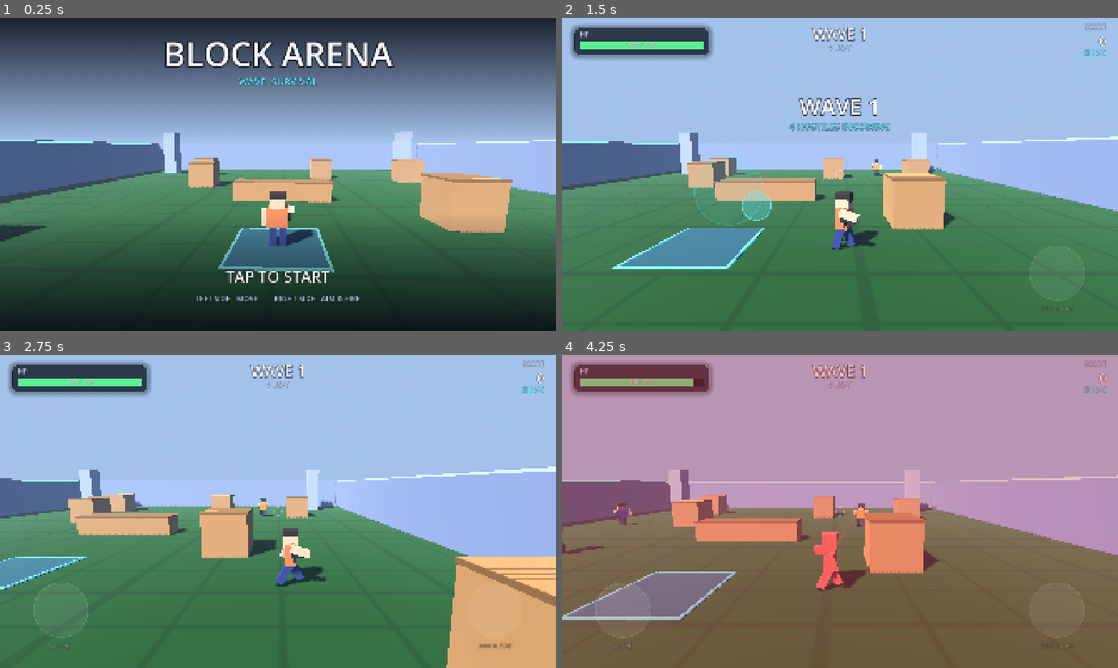
Above: before the commit, frames 1-4 (two rows, left to right).
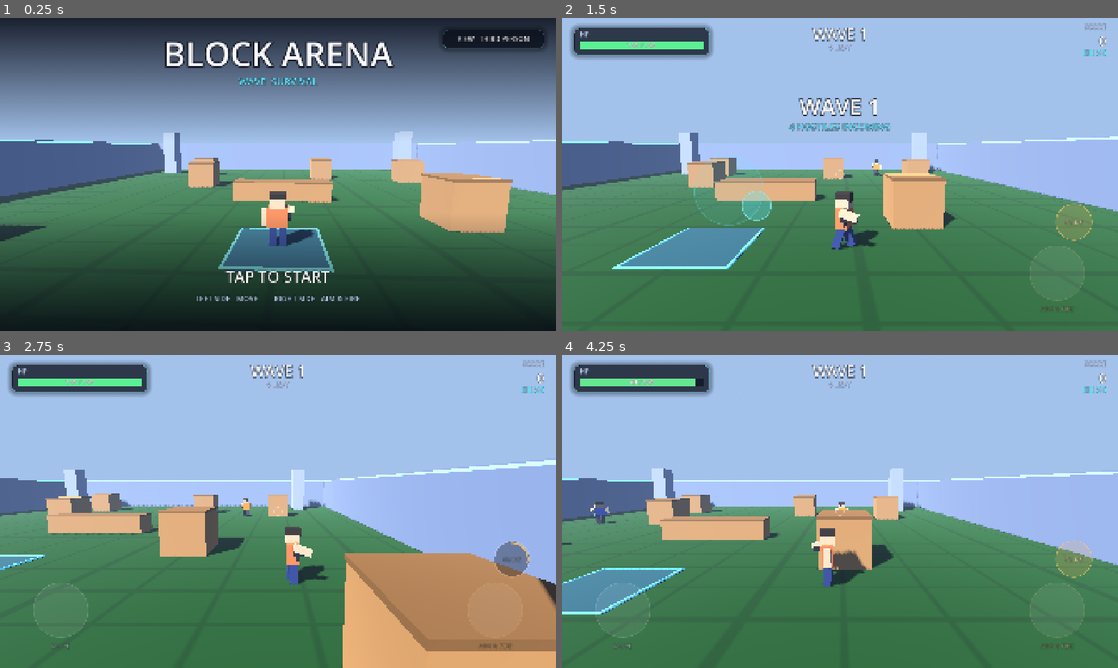
Above: after the commit, the same moments.

Repository: Xphinx-X/block-arena
Game: Godot game, scene res://main.tscn
The game is run twice, just before and just after one commit, with the same random seed, the same clock (stepped at 60 frames per second) and the same inputs.
Inputs (mouse positions are in pixels of both pictures, inside the frame that each line leads up to):
- Up to frame 1 (0.25 s): no input
- Up to frame 2 (1.5 s): tap Enter at 0.5 s; move the mouse to (962, 158) at 0.52 s; hold D 0.53-1.25 s; tap Shift at 0.6 s; click (962, 158) at 0.67 s; tap Space at 0.77 s; drag from (728, 190) to (812, 237) at 1.27 s
- Up to frame 3 (2.75 s): move the mouse to (333, 442) at 2.02 s; hold D from 2.03 s (still down); tap Enter at 2.1 s; tap Shift at 2.3 s
- Up to frame 4 (4.25 s): release D at 2.75 s; drag from (812, 574) to (673, 464) at 2.77 s; move the mouse to (1006, 558) at 3.52 s; hold A from 3.53 s (still down); tap Shift at 3.6 s; tap Space at 3.77 s

The runs differ from the first frame. In frame 1, 1.0% of the frame differs, in the area x 79-99%, y 3-10%; in frame 2, 0.6%; in frame 3, 22%; in frame 4, 100%, in the area x 0-100%, y 0-100%.

Commit message:
Add first-person view toggle and slide button
- Camera rig now supports a first-person mode (eye-height, spring arm at 0)
  with a blocky view-model gun and a wider pitch range.
- View mode is selectable from a pill on the title screen and the game-over
  card, and is saved on the device.
- Slide: 0.36s dash at ~2.4x speed with a 1.5s cooldown, triggered by the new
  HUD button (or Shift on desktop), with a cooldown ring and a slide pose.
- Smoke tests cover the view toggle, the slide lifecycle and the new buttons;
  screenshots include first-person and slide captures.

Diff:
--- a/scripts/camera_rig.gd
+++ b/scripts/camera_rig.gd
@@ -1,11 +1,14 @@
 extends Node3D
 
-## Third-person camera: a yawing rig with a spring arm that avoids walls.
-## The yaw is driven by the right-hand touch stick (never auto-follows the
-## player's aim, which would create a feedback loop).
+## Third-person spring-arm camera plus a first-person view model. Both modes
+## share the same yaw/pitch, so switching view is instant and keeps your aim.
 
-const MIN_PITCH := -0.60
-const MAX_PITCH := 0.10
+const Util := preload("res://scripts/util.gd")
+
+const MIN_PITCH_TP := -0.60
+const MAX_PITCH_TP := 0.10
+const MIN_PITCH_FP := -1.25
+const MAX_PITCH_FP := 0.95
 const LOOK_SENS_X := 0.0042
 const LOOK_SENS_Y := 0.0034
 
@@ -13,10 +16,16 @@
 var pitch := -0.12
 var distance := 8.4
 var target_offset := Vector3(0.0, 2.80, 0.0)
+var eye_height := 1.68
+var first_person := false
+var crouch := 0.0
 
 var _arm: SpringArm3D
 var _cam: Camera3D
 var _shake := 0.0
+
+var view_model: Node3D
+var view_muzzle: Node3D
 
 
 func _ready() -> void:
@@ -33,12 +42,54 @@
 	_cam.current = true
 	_arm.add_child(_cam)
 
+	_build_view_model()
 	_apply()
+
+
+## Blocky gun shown in first person, parented to the camera.
+func _build_view_model() -> void:
+	view_model = Node3D.new()
+	view_model.name = "ViewModel"
+	_cam.add_child(view_model)
+	view_model.position = Vector3(0.24, -0.24, -0.85)
+	view_model.rotation = Vector3(0.02, 0.20, 0.0)
+	view_model.scale = Vector3(0.90, 0.90, 0.90)
+
+	var body: StandardMaterial3D = Util.unshaded_opaque(Color(0.20, 0.22, 0.29))
+	var metal: StandardMaterial3D = Util.unshaded_opaque(Color(0.52, 0.57, 0.68))
+	var accent: StandardMaterial3D = Util.unshaded_opaque(Color(0.36, 0.92, 1.0))
+
+	Util.box(view_model, Vector3(0.09, 0.11, 0.42), Vector3.ZERO, body)
+	Util.box(view_model, Vector3(0.05, 0.05, 0.34), Vector3(0.0, 0.022, -0.36), metal)
+	Util.box(view_model, Vector3(0.07, 0.16, 0.09), Vector3(0.0, -0.12, 0.08), body)
+	Util.box(view_model, Vector3(0.07, 0.09, 0.14), Vector3(0.0, 0.0, 0.25), metal)
+	Util.box(view_model, Vector3(0.03, 0.03, 0.12), Vector3(0.0, 0.070, -0.10), accent)
+
+	view_muzzle = Node3D.new()
+	view_muzzle.position = Vector3(0.0, 0.022, -0.53)
+	view_model.add_child(view_muzzle)
+	view_model.visible = false
 
 
 func _apply() -> void:
 	rotation.y = yaw
 	_arm.rotation.x = pitch
+	_arm.spring_length = 0.0 if first_person else distance
+	if view_model != null:
+		view_model.visible = first_person
+
+
+func _pitch_limits() -> Vector2:
+	if first_person:
+		return Vector2(MIN_PITCH_FP, MAX_PITCH_FP)
+	return Vector2(MIN_PITCH_TP, MAX_PITCH_TP)
+
+
+func set_first_person(enabled: bool) -> void:
+	first_person = enabled
+	var limits := _pitch_limits()
+	pitch = clampf(pitch, limits.x, limits.y)
+	_apply()
 
 
 func orbit(amount: float) -> void:
@@ -48,20 +99,24 @@
 
 func reset_view(v: float = 0.0) -> void:
 	yaw = v
-	pitch = -0.12
+	pitch = 0.0 if first_person else -0.12
 	_apply()
 
 
 func add_look(delta_px: Vector2) -> void:
 	yaw -= delta_px.x * LOOK_SENS_X
-	pitch = clampf(pitch - delta_px.y * LOOK_SENS_Y, MIN_PITCH, MAX_PITCH)
+	var limits := _pitch_limits()
+	pitch = clampf(pitch - delta_px.y * LOOK_SENS_Y, limits.x, limits.y)
 	_apply()
 
 
 func follow(target_pos: Vector3, delta: float) -> void:
-	var goal := target_pos + target_offset
-	var t := 1.0 - exp(-14.0 * delta)
-	global_position = global_position.lerp(goal, t)
+	var height: float = eye_height if first_person else target_offset.y
+	var goal := Vector3(target_pos.x, target_pos.y + height - 0.45 * crouch, target_pos.z)
+	if first_person:
+		global_position = goal
+	else:
+		global_position = global_position.lerp(goal, 1.0 - exp(-14.0 * delta))
 
 	if _shake > 0.0:
 		_shake = maxf(0.0, _shake - delta * 2.6)
@@ -97,4 +152,5 @@
 
 
 func snap_to(target_pos: Vector3) -> void:
-	global_position = target_pos + target_offset
+	var height: float = eye_height if first_person else target_offset.y
+	global_position = Vector3(target_pos.x, target_pos.y + height, target_pos.z)
--- a/scripts/figure.gd
+++ b/scripts/figure.gd
@@ -86,6 +86,15 @@
 	_arm_r.rotation.x = 1.25 + swing * 0.12
 
 
+## Slide pose: legs thrown forward, arms trailing. amount is 0..1.
+func set_slide(amount: float) -> void:
+	var k := clampf(amount, 0.0, 1.0)
+	_leg_l.rotation.x = 1.30 * k
+	_leg_r.rotation.x = 1.05 * k
+	_arm_l.rotation.x = -0.55 * k
+	_arm_r.rotation.x = 1.25 + 0.35 * k
+
+
 ## Brief white/hurt flash on every part.
 func flash(color: Color = Color(1.0, 1.0, 1.0), time: float = 0.07) -> void:
 	for m in _mats:
--- a/scripts/game.gd
+++ b/scripts/game.gd
@@ -25,6 +25,7 @@
 var kills := 0
 var best := 0
 var best_wave := 0
+var first_person := false
 
 var player
 var arena
@@ -73,6 +74,8 @@
 	hud.name = "Hud"
 	add_child(hud)
 	hud.tapped.connect(_on_tap)
+	hud.view_toggled.connect(toggle_view)
+	hud.slide_pressed.connect(_on_slide_pressed)
 
 	_load_best()
 	hud.set_best(best, best_wave)
@@ -84,11 +87,13 @@
 	_tick_input(delta)
 	_tick_waves(delta)
 
+	cam.crouch = player.slide_amount()
 	cam.follow(player.global_position, delta)
 	if state == State.READY:
 		cam.orbit(delta * 0.16)
 
 	hud.set_stats(player.health, player.max_hp(), maxi(wave, 1), _spawn_left + alive_count(), score, kills)
+	hud.set_slide(player.slide_ready(), player.slide_cooldown_ratio())
 
 
 func _unhandled_input(event: InputEvent) -> void:
@@ -96,6 +101,9 @@
 		if event.keycode == KEY_SPACE or event.keycode == KEY_ENTER:
 			if state != State.PLAYING and state != State.WAVE_CLEAR:
 				_on_tap()
+		elif event.keycode == KEY_SHIFT:
+			if state == State.PLAYING or state == State.WAVE_CLEAR:
+				player.start_slide()
 
 
 # ------------------------------------------------------------------ loop
@@ -223,6 +231,31 @@
 	return n
 
 
+# ------------------------------------------------------------------ view & slide
+
+func toggle_view() -> void:
+	first_person = not first_person
+	_apply_view_mode()
+	_save_best()
+	sfx.play("start", 1.25)
+
+
+func _apply_view_mode() -> void:
+	cam.set_first_person(first_person)
+	player.set_first_person(first_person)
+	hud.first_person = first_person
+
+
+func _on_slide_pressed() -> void:
+	if state == State.PLAYING or state == State.WAVE_CLEAR:
+		player.start_slide()
+
+
+func on_player_slide() -> void:
+	sfx.play("slide", randf_range(0.95, 1.05))
+	cam.add_shake(0.22)
+
+
 # ------------------------------------------------------------------ run control
 
 func _on_tap() -> void:
@@ -235,6 +268,7 @@
 
 func start_run() -> void:
 	_clear_bots()
+	_apply_view_mode()
 	player.reset_for_run(PLAYER_SPAWN)
 	cam.snap_to(player.global_position)
 	cam.reset_view(0.0)
@@ -346,10 +380,13 @@
 	if cfg.load(SAVE_PATH) == OK:
 		best = int(cfg.get_value("score", "best", 0))
 		best_wave = int(cfg.get_value("score", "best_wave", 0))
+		first_person = bool(cfg.get_value("settings", "first_person", false))
+	_apply_view_mode()
 
 
 func _save_best() -> void:
 	var cfg := ConfigFile.new()
 	cfg.set_value("score", "best", best)
 	cfg.set_value("score", "best_wave", best_wave)
+	cfg.set_value("settings", "first_person", first_person)
 	cfg.save(SAVE_PATH)
--- a/scripts/hud.gd
+++ b/scripts/hud.gd
@@ -10,8 +10,11 @@
 const STICK_R := 120.0
 
 signal tapped
+signal view_toggled
+signal slide_pressed
 
 var mode := "title"  # title | play | over
+var first_person := false
 var move_vec := Vector2.ZERO
 var look_active := false
 
@@ -28,6 +31,9 @@
 
 var _move_idx := -1
 var _look_idx := -1
+var _slide_idx := -1
+var _slide_ready := true
+var _slide_cd := 0.0
 var _move_origin := Vector2.ZERO
 var _look_origin := Vector2.ZERO
 var _move_knob := Vector2.ZERO
@@ -79,7 +85,15 @@
 	if event is InputEventScreenTouch:
 		if event.pressed:
 			if mode != "play":
-				tapped.emit()
+				if _view_rect(size.x, size.y).has_point(event.position):
+					view_toggled.emit()
+				else:
+					tapped.emit()
+				return
+			if _slide_rect().has_point(event.position):
+				if _slide_idx == -1:
+					_slide_idx = event.index
+					slide_pressed.emit()
 				return
 			if _move_idx == -1 and event.position.x < size.x * 0.5:
 				_move_idx = event.index
@@ -92,6 +106,8 @@
 				_look_knob = event.position
 				look_active = true
 		else:
+			if event.index == _slide_idx:
+				_slide_idx = -1
 			if event.index == _move_idx:
 				_move_idx = -1
 				move_vec = Vector2.ZERO
@@ -128,9 +144,15 @@
 	if m != "play":
 		_move_idx = -1
 		_look_idx = -1
+		_slide_idx = -1
 		move_vec = Vector2.ZERO
 		look_active = false
 		_look_delta = Vector2.ZERO
+
+
+func set_slide(ready: bool, cooldown: float) -> void:
+	_slide_ready = ready
+	_slide_cd = clampf(cooldown, 0.0, 1.0)
 
 
 func set_stats(hp: float, hp_max: float, wave: int, left: int, score: int, kills: int) -> void:
@@ -186,6 +208,7 @@
 
 	if mode == "play":
 		_draw_sticks(w, h)
+		_draw_slide_button(w, h)
 		_draw_crosshair(Vector2(w * 0.5, h * 0.5))
 
 	if _banner_t > 0.0 and _banner_text != "":
@@ -287,26 +310,83 @@
 	if _best > 0:
 		_text("BEST %d      BEST WAVE %d" % [_best, _best_wave], Vector2(0.0, h * 0.955), 26, Color(0.55, 0.85, 0.95), HORIZONTAL_ALIGNMENT_CENTER, w)
 
+	_draw_view_pill(w, h)
+
 
 func _draw_over(w: float, h: float) -> void:
 	draw_rect(Rect2(Vector2.ZERO, size), Color(0.02, 0.03, 0.07, 0.58))
+	var rect := _card_rect(w, h)
+	draw_style_box(_style_big, rect)
+
+	var top := rect.position.y
+	_text("ELIMINATED", Vector2(0.0, top + 150.0), 96, WARN, HORIZONTAL_ALIGNMENT_CENTER, w)
+	_text("SCORE  %d" % _score, Vector2(0.0, top + 262.0), 72, TEXT, HORIZONTAL_ALIGNMENT_CENTER, w)
+	_text("WAVE %d      KILLS %d" % [_wave, _kills], Vector2(0.0, top + 330.0), 34, MUTED, HORIZONTAL_ALIGNMENT_CENTER, w)
+
+	if _new_best:
+		_text("NEW BEST!", Vector2(0.0, top + 396.0), 40, ACCENT, HORIZONTAL_ALIGNMENT_CENTER, w)
+	elif _best > 0:
+		_text("BEST  %d" % _best, Vector2(0.0, top + 396.0), 34, MUTED, HORIZONTAL_ALIGNMENT_CENTER, w)
+
+	var pulse := 0.80 + 0.20 * sin(_t * 3.0)
+	_text("TAP TO RETRY", Vector2(0.0, top + 505.0), 50, Color(1.0, 1.0, 1.0, pulse), HORIZONTAL_ALIGNMENT_CENTER, w)
+
+	_draw_view_pill(w, h)
+
+
+# ------------------------------------------------------------------ menus & buttons
+
+func _card_rect(w: float, h: float) -> Rect2:
 	var cw := minf(900.0, w - 140.0)
-	var ch := 620.0
-	var rect := Rect2((w - cw) * 0.5, (h - ch) * 0.5, cw, ch)
-	draw_style_box(_style_big, rect)
-
-	var top := rect.position.y
-	_text("ELIMINATED", Vector2(0.0, top + 152.0), 96, WARN, HORIZONTAL_ALIGNMENT_CENTER, w)
-	_text("SCORE  %d" % _score, Vector2(0.0, top + 268.0), 72, TEXT, HORIZONTAL_ALIGNMENT_CENTER, w)
-	_text("WAVE %d      KILLS %d" % [_wave, _kills], Vector2(0.0, top + 336.0), 34, MUTED, HORIZONTAL_ALIGNMENT_CENTER, w)
-
-	if _new_best:
-		_text("NEW BEST!", Vector2(0.0, top + 404.0), 40, ACCENT, HORIZONTAL_ALIGNMENT_CENTER, w)
-	elif _best > 0:
-		_text("BEST  %d" % _best, Vector2(0.0, top + 404.0), 34, MUTED, HORIZONTAL_ALIGNMENT_CENTER, w)
-
-	var pulse := 0.80 + 0.20 * sin(_t * 3.0)
-	_text("TAP TO RETRY", Vector2(0.0, top + 528.0), 50, Color(1.0, 1.0, 1.0, pulse), HORIZONTAL_ALIGNMENT_CENTER, w)
+	var ch := 660.0
+	return Rect2((w - cw) * 0.5, (h - ch) * 0.5, cw, ch)
+
+
+## Tap target for the view-mode toggle: top-right on the title, bottom of the
+## game-over card otherwise.
+func _view_rect(w: float, h: float) -> Rect2:
+	if mode == "title":
+		return Rect2(w - 392.0, 40.0, 352.0, 66.0)
+	var card := _card_rect(w, h)
+	return Rect2(card.position.x + (card.size.x - 352.0) * 0.5, card.position.y + 560.0, 352.0, 60.0)
+
+
+func _draw_view_pill(w: float, h: float) -> void:
+	var rect := _view_rect(w, h)
+	draw_style_box(_style_small, rect)
+
+	var label := "VIEW   FIRST PERSON" if first_person else "VIEW   THIRD PERSON"
+	var col := ACCENT if first_person else Color(1.0, 1.0, 1.0, 0.88)
+	_text(label, Vector2(rect.position.x, rect.position.y + rect.size.y * 0.5 + 8.0), 24, col,
+		HORIZONTAL_ALIGNMENT_CENTER, rect.size.x)
+
+
+func _slide_center(w: float, h: float) -> Vector2:
+	return Vector2(w - 152.0, h - 376.0)
+
+
+func _slide_rect() -> Rect2:
+	var c := _slide_center(size.x, size.y)
+	return Rect2(c - Vector2(74.0, 74.0), Vector2(148.0, 148.0))
+
+
+func _draw_slide_button(w: float, h: float) -> void:
+	var c := _slide_center(w, h)
+	var r := 62.0
+	var ready := _slide_ready
+
+	var fill := Color(1.0, 0.70, 0.32, 0.18) if ready else Color(1.0, 1.0, 1.0, 0.05)
+	var line := Color(1.0, 0.78, 0.42, 0.62) if ready else Color(1.0, 1.0, 1.0, 0.16)
+	draw_circle(c, r, fill)
+	draw_arc(c, r, 0.0, TAU, 44, line, 3.0, true)
+
+	if _slide_cd > 0.01:
+		draw_circle(c, r - 3.0, Color(0.02, 0.03, 0.06, 0.50 * _slide_cd))
+		draw_arc(c, r - 7.0, -PI * 0.5, -PI * 0.5 + TAU * (1.0 - _slide_cd), 36,
+			Color(1.0, 0.78, 0.42, 0.85), 5.0, true)
+
+	var txt_col := Color(1.0, 0.91, 0.72, 0.95) if ready else Color(1.0, 1.0, 1.0, 0.32)
+	_text("SLIDE", Vector2(c.x - r, c.y + 9.0), 22, txt_col, HORIZONTAL_ALIGNMENT_CENTER, r * 2.0)
 
 
 # ------------------------------------------------------------------ primitives
--- a/scripts/player.gd
+++ b/scripts/player.gd
@@ -1,7 +1,7 @@
 extends CharacterBody3D
 
 ## The player: blocky avatar, camera-relative movement, hitscan gun with
-## gentle auto-aim.
+## gentle auto-aim, and a short forward slide.
 
 const FigureScript := preload("res://scripts/figure.gd")
 
@@ -18,9 +18,14 @@
 const AUTO_AIM_DOT := 0.930
 const BOT_LAYER_MASK := 5
 
+const SLIDE_TIME := 0.36
+const SLIDE_COOLDOWN := 1.5
+const SLIDE_SPEED := 2.45
+
 var game
 var health := MAX_HEALTH
 var alive := true
+var first_person := false
 
 ## World-space direction (length 0..1) requested by the HUD.
 var move_dir := Vector3.ZERO
@@ -28,12 +33,17 @@
 var aim_dir := Vector3.FORWARD
 var shooting := false
 
+var sliding := false
+
 var figure: Node3D
 var muzzle: Node3D
 
 var _fire_cd := 0.0
 var _walk_phase := 0.0
 var _face_yaw := 0.0
+var _slide_t := 0.0
+var _slide_cd := 0.0
+var _slide_dir := Vector3.FORWARD
 
 
 func _ready() -> void:
@@ -55,21 +65,36 @@
 
 
 func _physics_process(delta: float) -> void:
-	if alive:
-		var target := move_dir * SPEED
-		velocity.x = move_toward(velocity.x, target.x, ACCEL * delta)
-		velocity.z = move_toward(velocity.z, target.z, ACCEL * delta)
-		if is_on_floor():
-			velocity.y = -0.5
+	if not alive:
+		return
+
+	_slide_cd = maxf(0.0, _slide_cd - delta)
+
+	if sliding:
+		_slide_t -= delta
+		if _slide_t <= 0.0:
+			_end_slide()
 		else:
-			velocity.y -= GRAVITY * delta
-		move_and_slide()
-
-		_update_animation(delta)
-
-		_fire_cd -= delta
-		if shooting and _fire_cd <= 0.0:
-			_fire()
+			_slide_step(delta)
+			_fire_cd -= delta
+			if shooting and _fire_cd <= 0.0:
+				_fire()
+			return
+
+	var target := move_dir * SPEED
+	velocity.x = move_toward(velocity.x, target.x, ACCEL * delta)
+	velocity.z = move_toward(velocity.z, target.z, ACCEL * delta)
+	if is_on_floor():
+		velocity.y = -0.5
+	else:
+		velocity.y -= GRAVITY * delta
+	move_and_slide()
+
+	_update_animation(delta)
+
+	_fire_cd -= delta
+	if shooting and _fire_cd <= 0.0:
+		_fire()
 
 
 func _update_animation(delta: float) -> void:
@@ -80,16 +105,95 @@
 	else:
 		figure.set_walk(0.0, 0.0)
 
-	var face: Vector3 = aim_dir if shooting else move_dir
+	var face: Vector3 = aim_dir if (shooting or first_person) else move_dir
 	if face.length() > 0.05:
 		var yaw := atan2(-face.x, -face.z)
 		_face_yaw = lerp_angle(_face_yaw, yaw, 1.0 - exp(-16.0 * delta))
 	figure.rotation.y = _face_yaw
 
 
+# ------------------------------------------------------------------ slide
+
+## Starts a short dash. Returns false when dead, already sliding, on cooldown
+## or in the air.
+func start_slide() -> bool:
+	if not alive or sliding or _slide_cd > 0.0 or not is_on_floor():
+		return false
+
+	var dir := move_dir
+	if dir.length() < 0.1:
+		dir = Vector3(-sin(_face_yaw), 0.0, -cos(_face_yaw))
+	_slide_dir = dir.normalized()
+	_slide_dir.y = 0.0
+	if _slide_dir.length() < 0.01:
+		_slide_dir = Vector3.FORWARD
+
+	sliding = true
+	_slide_t = SLIDE_TIME
+	_slide_cd = SLIDE_COOLDOWN
+	if game != null:
+		game.on_player_slide()
+	return true
+
+
+func _slide_step(_delta: float) -> void:
+	var k := 1.0 - clampf(_slide_t / SLIDE_TIME, 0.0, 1.0)
+	var spd := SPEED * (SLIDE_SPEED - 1.15 * k)
+	velocity.x = _slide_dir.x * spd
+	velocity.z = _slide_dir.z * spd
+	if is_on_floor():
+		velocity.y = -0.5
+	else:
+		velocity.y -= GRAVITY * _delta
+	move_and_slide()
+
+	var lean := sin(k * PI)
+	figure.position.y = -0.55 * lean
+	figure.rotation.x = -0.22 * lean
+	figure.rotation.y = atan2(-_slide_dir.x, -_slide_dir.z)
+	_face_yaw = figure.rotation.y
+	figure.set_slide(lean)
+
+
+func _end_slide() -> void:
+	sliding = false
+	figure.position.y = 0.0
+	figure.rotation.x = 0.0
+	figure.set_slide(0.0)
+
+
+func slide_ready() -> bool:
+	return _slide_cd <= 0.0 and alive and not sliding
+
+
+func slide_cooldown_ratio() -> float:
+	return clampf(_slide_cd / SLIDE_COOLDOWN, 0.0, 1.0)
+
+
+## 0 at rest, 1 mid-slide - used to dip the camera.
+func slide_amount() -> float:
+	if not sliding:
+		return 0.0
+	return sin(clampf(1.0 - _slide_t / SLIDE_TIME, 0.0, 1.0) * PI)
+
+
+func set_first_person(enabled: bool) -> void:
+	first_person = enabled
+	if figure != null:
+		figure.visible = not enabled
+
+
+# ------------------------------------------------------------------ combat
+
+func _muzzle_pos() -> Vector3:
+	if first_person and game != null and game.cam.view_muzzle != null:
+		return game.cam.view_muzzle.global_position
+	return muzzle.global_position
+
+
 func _fire() -> void:
 	_fire_cd = FIRE_INTERVAL
-	var from: Vector3 = muzzle.global_position
+	var from := _muzzle_pos()
 	var dir := _aim_dir(from)
 	var to := from + dir * RANGE
 
@@ -106,8 +210,10 @@
 			collider.take_damage(1.0, dir)
 			struck = true
 
-	game.fx.tracer(from, end, Color(1.0, 0.94, 0.55), 0.07, 0.06)
-	game.fx.muzzle(from, Color(1.0, 0.85, 0.45), 0.26)
+	var tracer_w := 0.045 if first_person else 0.07
+	var flash := 0.11 if first_person else 0.26
+	game.fx.tracer(from, end, Color(1.0, 0.94, 0.55), tracer_w, 0.06)
+	game.fx.muzzle(from, Color(1.0, 0.85, 0.45), flash)
 	game.sfx.play("shot", randf_range(0.94, 1.06))
 	if struck:
 		game.on_player_hit(end)
@@ -172,6 +278,7 @@
 
 func _die() -> void:
 	alive = false
+	sliding = false
 	shooting = false
 	move_dir = Vector3.ZERO
 	velocity = Vector3.ZERO
@@ -195,12 +302,17 @@
 	alive = true
 	health = MAX_HEALTH
 	shooting = false
+	sliding = false
 	move_dir = Vector3.ZERO
 	velocity = Vector3.ZERO
 	collision_layer = 2
 	_fire_cd = 0.0
+	_slide_t = 0.0
+	_slide_cd = 0.0
 	global_position = spawn_pos
 	figure.rotation = Vector3.ZERO
 	figure.position = Vector3.ZERO
 	figure.scale = Vector3.ONE
+	figure.set_slide(0.0)
+	figure.visible = not first_person
 	health_changed.emit(health, MAX_HEALTH)
--- a/scripts/sfx.gd
+++ b/scripts/sfx.gd
@@ -21,6 +21,7 @@
 	_streams["wave"] = _chord([523.25, 659.25, 783.99], 0.42, 0.24)
 	_streams["start"] = _chord([392.0, 523.25], 0.32, 0.28)
 	_streams["over"] = _sweep(300.0, 55.0, 0.8, 0.36)
+	_streams["slide"] = _noise_burst(0.22, 0.30, 240.0)
 
 
 func play(name: String, pitch: float = 1.0, vol_db: float = 0.0) -> void:
--- a/scripts/util.gd
+++ b/scripts/util.gd
@@ -17,6 +17,14 @@
 	m.shading_mode = BaseMaterial3D.SHADING_MODE_UNSHADED
 	m.albedo_color = color
 	m.transparency = BaseMaterial3D.TRANSPARENCY_ALPHA
+	return m
+
+
+## Unlit and opaque - used for the first-person weapon so it never goes dark.
+static func unshaded_opaque(color: Color) -> StandardMaterial3D:
+	var m := StandardMaterial3D.new()
+	m.shading_mode = BaseMaterial3D.SHADING_MODE_UNSHADED
+	m.albedo_color = color
 	return m
 
 
--- a/tests/screenshot.gd
+++ b/tests/screenshot.gd
@@ -60,6 +60,41 @@
 		await _wait(1)
 		await _shot("firing")
 
+		# Slide pose. A real slide lasts 0.36s, far shorter than a software
+		# frame, so freeze the body mid-slide for the capture.
+		game.player.set_physics_process(false)
+		game.player.sliding = true
+		game.player._slide_t = 0.18
+		game.player._slide_cd = 0.7
+		game.player._slide_dir = game.cam.forward_flat()
+		game.player.figure.position.y = -0.55
+		game.player.figure.rotation.x = -0.22
+		game.player.figure.set_slide(1.0)
+		await _wait(2)
+		await _shot("slide")
+		game.player.sliding = false
+		game.player._slide_t = 0.0
+		game.player._slide_cd = 0.0
+		game.player.figure.position.y = 0.0
+		game.player.figure.rotation.x = 0.0
+		game.player.figure.set_slide(0.0)
+		game.player.set_physics_process(true)
+
+		# First-person from an open stretch of floor so the shot reads clearly.
+		game.player.global_position = Vector3(0.0, 0.2, -6.0)
+		game.toggle_view()
+		game.cam.reset_view(0.0)
+		game.cam.snap_to(game.player.global_position)
+		bot.global_position = Vector3(0.0, 0.3, -15.0)
+		await _wait(2)
+		var fp_to: Vector3 = bot.global_position + Vector3(0.0, 1.1, 0.0)
+		game.fx.sparks(fp_to, Color(1.0, 0.92, 0.45), 6, 5.0, 0.10)
+		await _wait(1)
+		await _shot("fps")
+
+		game.toggle_view()
+		await _wait(4)
+
 		game.player._fire_cd = 0.0
 		_touch(0, win * Vector2(0.17, 0.66), false)
 		_touch(1, win * Vector2(0.83, 0.75), false)
--- a/tests/smoke.gd
+++ b/tests/smoke.gd
@@ -56,6 +56,30 @@
 	_check(game.hud.mode == "title", "title overlay is showing")
 	_check(game.player.health == 100.0, "player starts at full hp")
 	_check(game.player.max_hp() == 100.0, "max hp is 100")
+
+	print("-- view modes")
+	_check(not game.cam.first_person, "starts in third person")
+	game.toggle_view()
+	await _frames(2)
+	_check(game.cam.first_person, "toggle enables first person")
+	_check(game.player.first_person and not game.player.figure.visible, "body is hidden in first person")
+	_check(game.hud.first_person, "hud knows the view mode")
+	_check(is_equal_approx(game.cam.global_position.y, game.player.global_position.y + game.cam.eye_height),
+		"first-person camera sits at eye height")
+	game.toggle_view()
+	await _frames(2)
+	_check(not game.cam.first_person and game.player.figure.visible, "toggle returns to third person")
+
+	var pill := InputEventScreenTouch.new()
+	pill.index = 4
+	pill.position = game.hud._view_rect(game.hud.size.x, game.hud.size.y).get_center()
+	pill.pressed = true
+	game.hud._input(pill)
+	await _frames(1)
+	_check(game.cam.first_person, "tapping the menu pill switches view")
+	_check(game.state == STATE_READY, "the view pill does not start the run")
+	game.toggle_view()
+	await _frames(1)
 
 	print("-- run")
 	game.start_run()
@@ -133,6 +157,22 @@
 	_check(game.score == 0 and game.kills == 0, "restart resets the score")
 	_check(game.alive_count() == 0, "restart clears the arena")
 
+	print("-- slide")
+	for b in game.bots:
+		if is_instance_valid(b):
+			b.set_physics_process(false)
+	await _frames(12)
+	_check(game.player.slide_ready(), "slide is ready after landing")
+	var p0: Vector3 = game.player.global_position
+	_check(game.player.start_slide(), "slide starts when ready")
+	_check(game.player.sliding, "player is sliding")
+	_check(game.player.slide_cooldown_ratio() > 0.0, "slide goes on cooldown")
+	_check(not game.player.start_slide(), "cannot slide twice during cooldown")
+	await _frames(45)
+	_check(not game.player.sliding, "slide ends on its own")
+	_check(game.player.global_position.distance_to(p0) > 1.5, "slide covers ground")
+	_check(game.player.figure.rotation.x == 0.0, "body stands back up after the slide")
+
 	print("-- touch handling")
 	var touch := InputEventScreenTouch.new()
 	touch.index = 0
@@ -166,3 +206,23 @@
 	game.hud._input(drag)
 	_check(game.hud.move_vec.length() > 0.5, "left-side drag drives movement")
 	_check(game.hud.move_vec.y > 0.5, "dragging up moves forward")
+
+	print("-- slide button")
+	game.player.health = 100.0
+	await get_tree().create_timer(1.6).timeout
+	_check(game.player.slide_ready(), "slide cooldown expires")
+
+	var slide_touch := InputEventScreenTouch.new()
+	slide_touch.index = 6
+	slide_touch.position = game.hud._slide_center(game.hud.size.x, game.hud.size.y)
+	slide_touch.pressed = true
+	game.hud._input(slide_touch)
+	await _frames(1)
+	_check(not game.hud.look_active, "the slide button does not start the aim stick")
+	_check(game.player.sliding, "the slide button triggers a slide")
+
+	var slide_up := InputEventScreenTouch.new()
+	slide_up.index = 6
+	slide_up.position = slide_touch.position
+	slide_up.pressed = false
+	game.hud._input(slide_up)
Binary file changed: docs/combat.png
Binary file added: docs/first-person.png
Binary file changed: docs/gameover.png
Binary file changed: docs/gameplay.png
Binary file added: docs/slide.png
Binary file changed: docs/title.png
